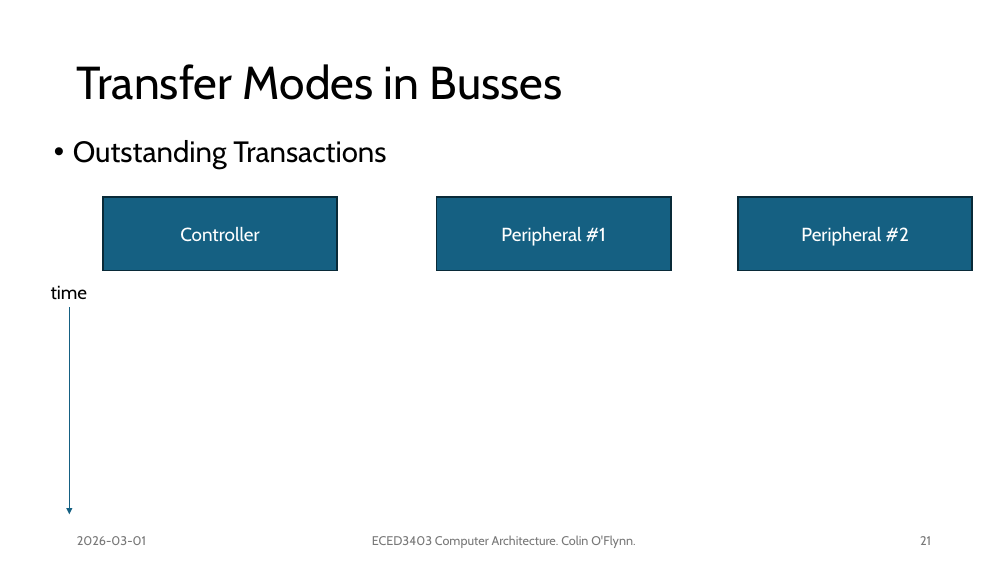
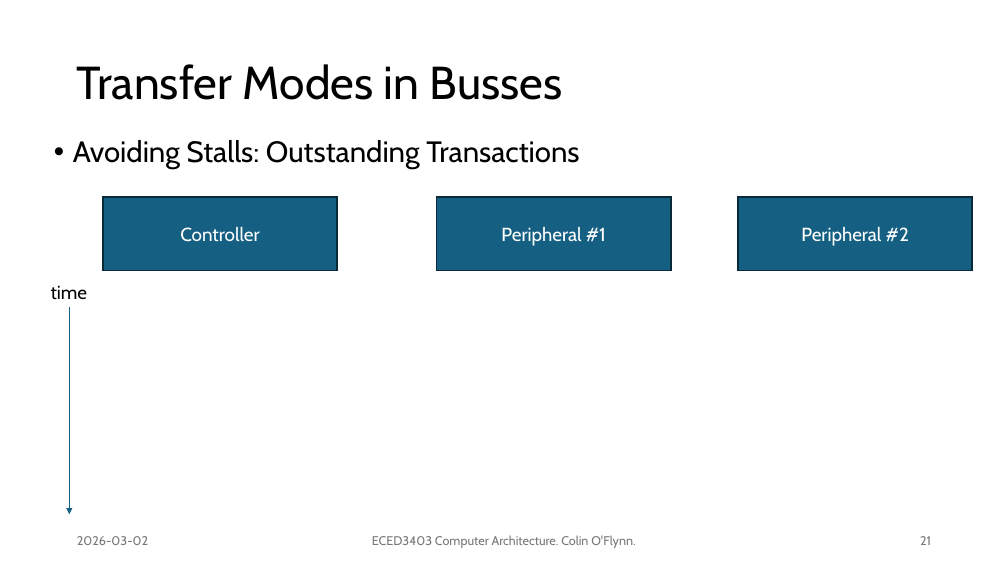
Before and after one commit to colinoflynn/eced3403-computer-architecture, a slide deck: slide 21 of slides/3403 - 4.1 - Memory Busses.pptx. Drawn at 1008x567 pixels with LibreOffice and Linux fonts; fonts in the diff are those of the drawing. Boxes give left, top, right and bottom in pixels: in the first picture for what was removed or moved away, otherwise in the second. Text is boxed around its words. In the diff, an @@ line names an element or a change of style, - is before the commit and + after.

```diff
--- a/slides/3403 - 4.1 - Memory Busses.pptx
+++ b/slides/3403 - 4.1 - Memory Busses.pptx
@@ text at bbox=[73, 140, 579, 169]: text changed @@
-• Outstanding Transactions
+• Avoiding Stalls: Outstanding Transactions
@@ text at bbox=[77, 536, 148, 545]: text changed @@
-2026-03-01
+2026-03-02
```
Also in this commit, not shown: 29 other slides changed, 5 slides added.
